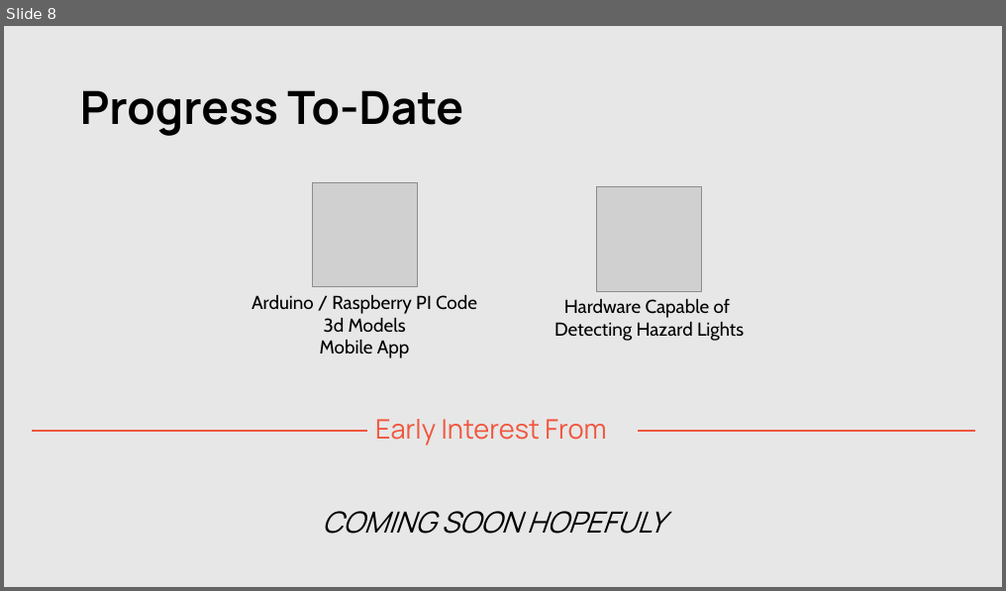
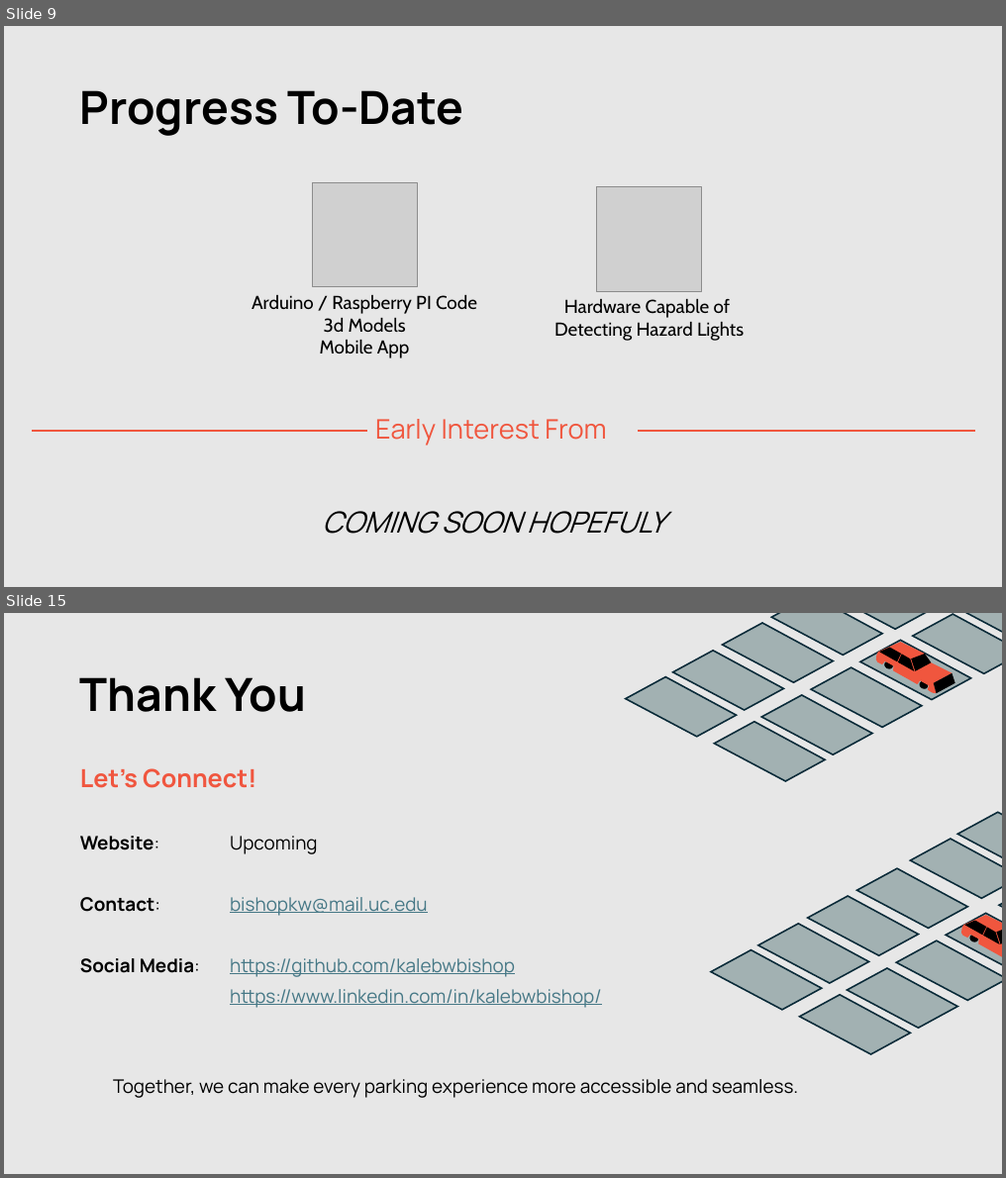
Before and after one commit to kalebwbishop/smart-handicap-sign, a slide deck: Other/pitch_deck.pptx. Shown one above the other, each under a label of ours: slide 8 before the commit, slides 9 and 15 after it; the slides between them are not shown. The pictures are 1006x591 and 1006x1178 pixels, drawn with LibreOffice and Linux fonts; fonts in the diff are those of the drawing; grey boxes stand for pictures. Boxes give left, top, right and bottom in pixels: in the first picture for what was removed or moved away, otherwise in the second. Text is boxed around its words. In the diff, an @@ line names an element or a change of style, - is before the commit and + after.

```diff
--- a/Other/pitch_deck.pptx
+++ b/Other/pitch_deck.pptx
@@ slide 15 added at (4,613,1002,1174), background #E7E7E7 @@
@@ freeform shape added at (824,613,935,630), fill #A2B1B2, outline #092A39 1.5 pt @@
@@ freeform shape added at (913,614,1002,673), fill #A2B1B2, outline #092A39 1.5 pt @@
@@ freeform shape added at (960,613,1002,648), fill #A2B1B2, outline #092A39 1.5 pt @@
@@ title added at (80,677,306,712), 44 pt, text #000000, bold @@
+Thank You
@@ group added at (626,613,971,781): 13 freeform shapes, 2 ellipses @@
@@ text added at (80,768,602,1008), 18 pt, text #467886, underline @@
+Let’s Connect!
+Website: Upcoming
+Contact: bishopkw@mail.uc.edu
+Social Media: https://github.com/kalebwbishop
+https://www.linkedin.com/in/kalebwbishop/
@@ freeform shape added at (957,812,1002,872), fill #A2B1B2, outline #092A39 1.5 pt @@
@@ freeform shape added at (911,839,1002,899), fill #A2B1B2, outline #092A39 1.5 pt @@
@@ freeform shape added at (999,883,1002,943), fill #A2B1B2, outline #092A39 1.5 pt @@
@@ group added at (711,869,1002,1055): 12 freeform shapes, 1 ellipse @@
@@ text added at (113,1079,798,1098), 18 pt, text #000000 @@
+Together, we can make every parking experience more accessible and seamless.
@@ what was slide 8 is now slide 9 @@
```
Also in this commit, not shown: 2 slides changed, 5 other slides added, 5 slides removed.
